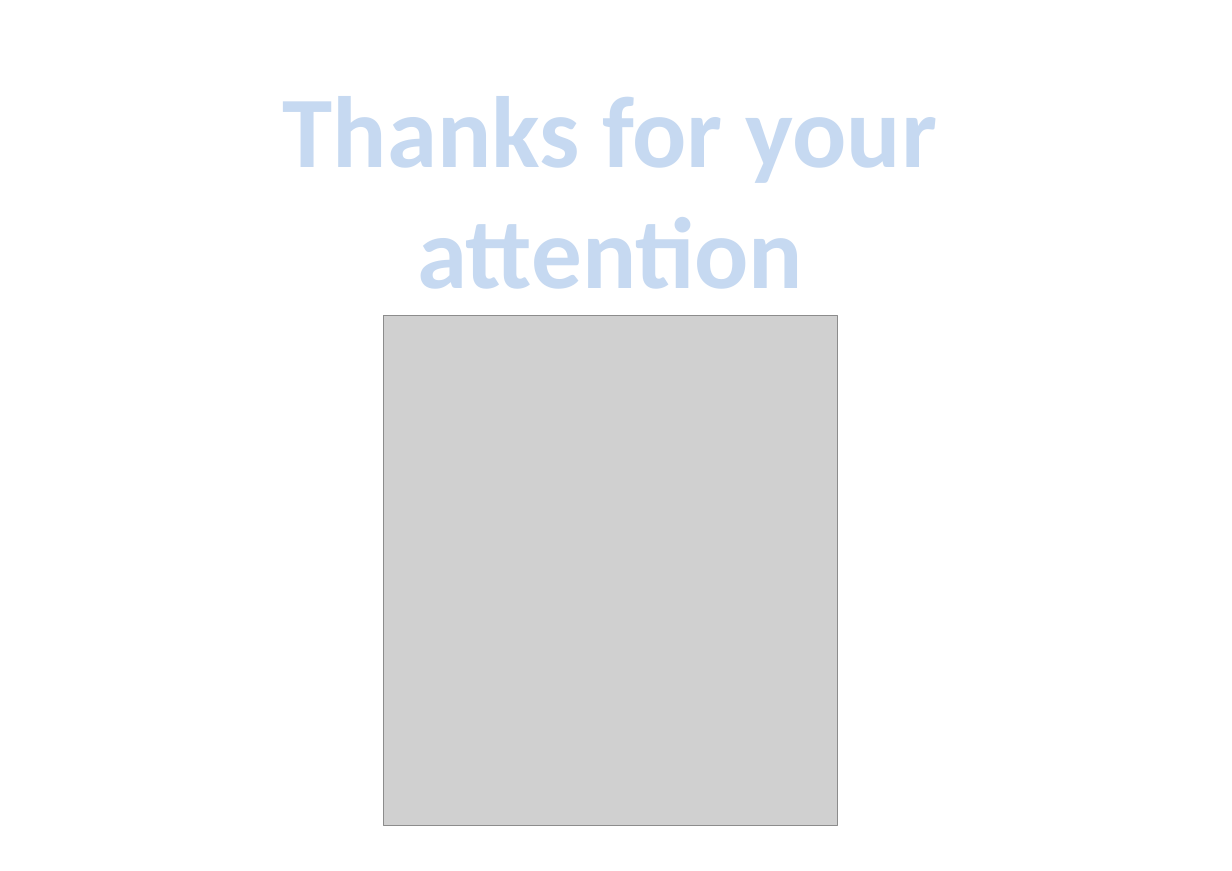
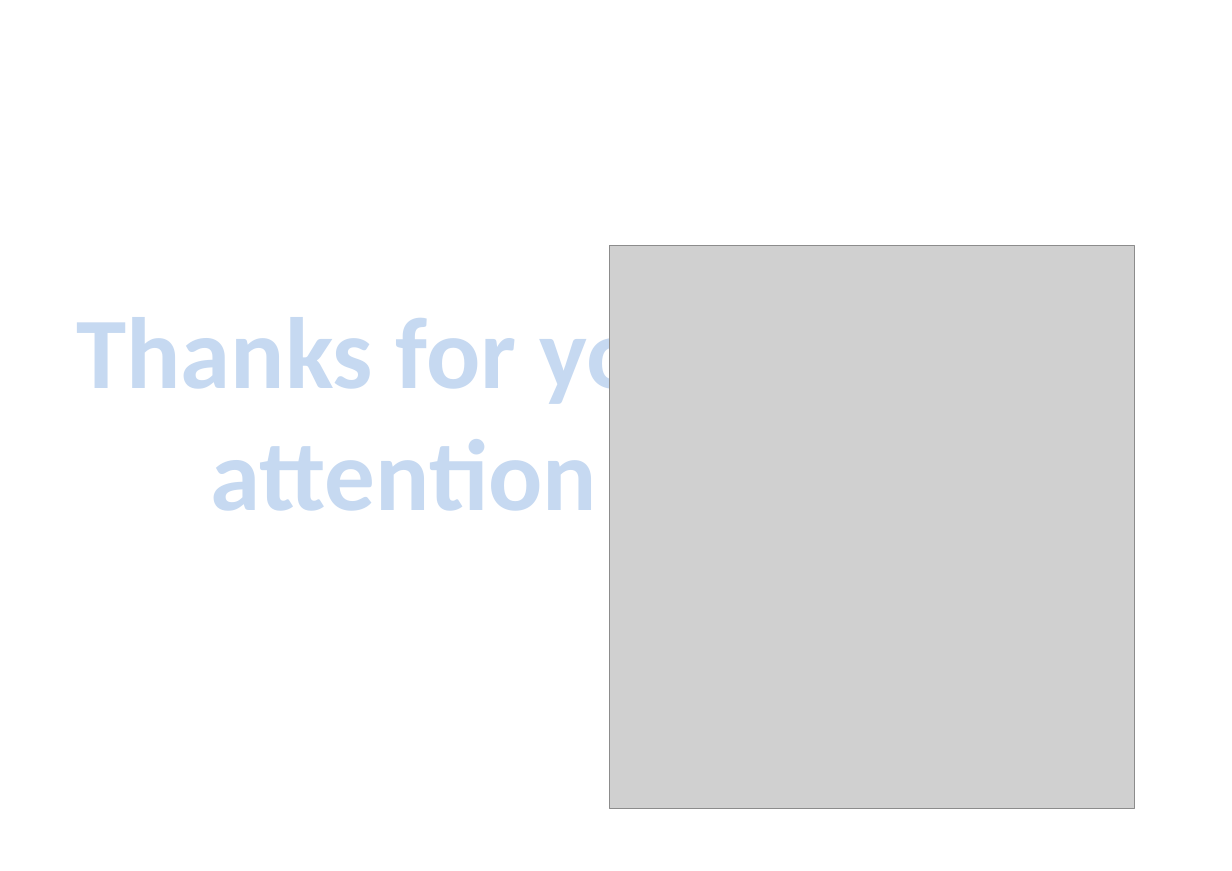
Before and after one commit to daotk/cdkpt, a slide deck: slide 12 of Anh Van/PPT_ThuyetTrinhAnhVan.pptx. Drawn at 1232x871 pixels with LibreOffice and Linux fonts; fonts in the diff are those of the drawing; grey boxes stand for pictures. Boxes give left, top, right and bottom in pixels: in the first picture for what was removed or moved away, otherwise in the second. Text is boxed around its words. In the diff, an @@ line names an element or a change of style, - is before the commit and + after.

```diff
--- a/Anh Van/PPT_ThuyetTrinhAnhVan.pptx
+++ b/Anh Van/PPT_ThuyetTrinhAnhVan.pptx
@@ picture added at (609, 246, 1133, 809) @@
@@ text "Thanks for your attention" rewrapped from (283, 96, 937, 289) to (77, 304, 731, 511) @@
@@ picture removed at (383, 315, 837, 825) @@
```
Also in this commit, not shown: 1 slide added, 1 slide removed.
